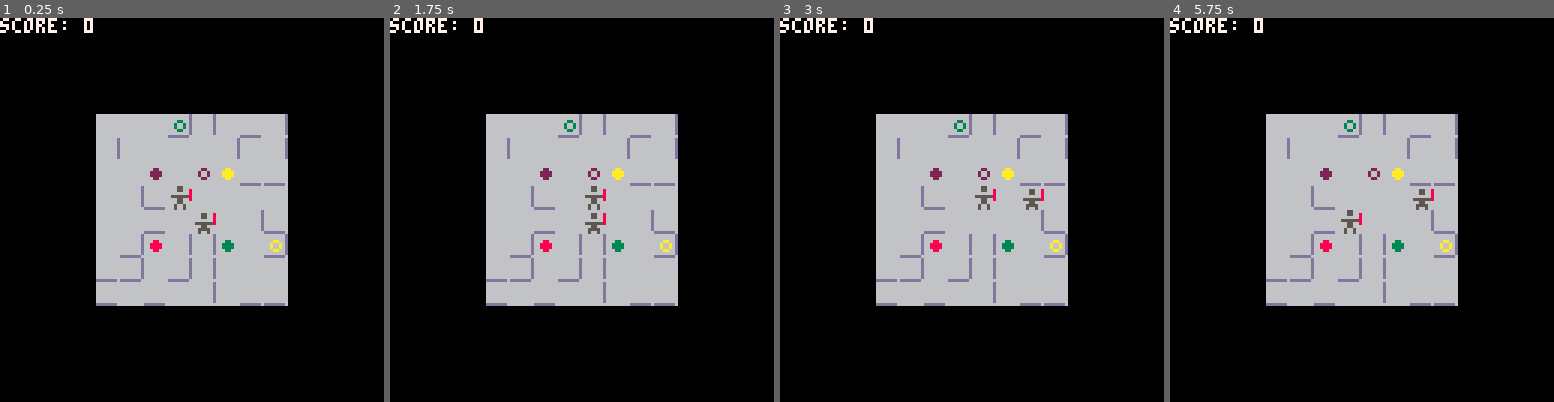
Above: before the commit, frames 1-4 (left to right).
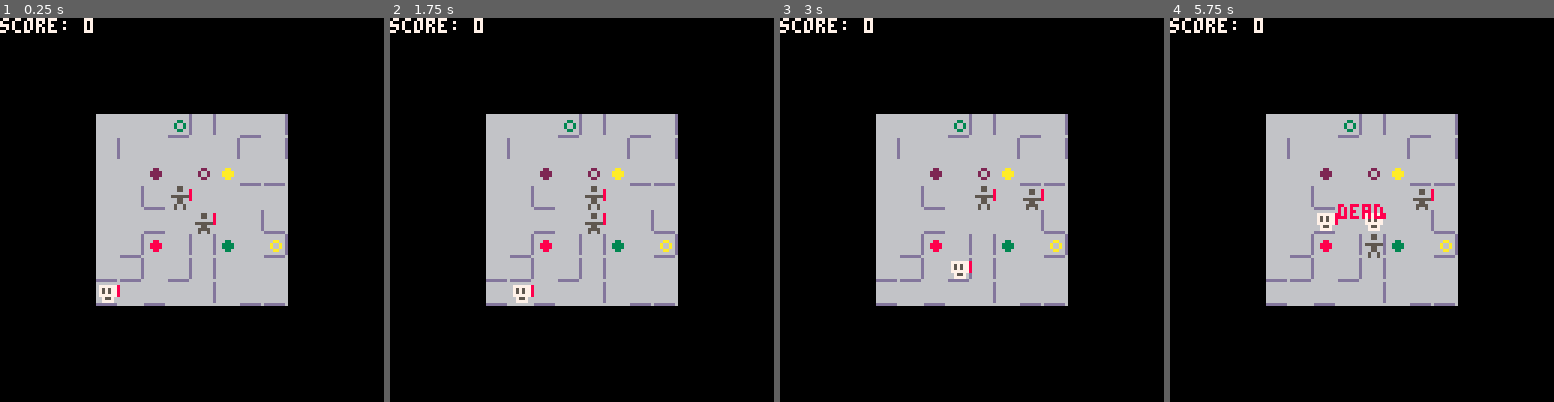
Above: after the commit, the same moments.

Repository: taylordolan/grid-folks
Game: PICO-8 cartridge grid_folks.p8
The game is run twice, just before and just after one commit, with the same random seed, the same clock (stepped at 60 frames per second) and the same inputs.
Inputs:
- Up to frame 1 (0.25 s): no input
- Up to frame 2 (1.75 s): tap X (X key) at 0.33, 1.07 s; hold Right from 1.6 s (still down)
- Up to frame 3 (3 s): tap X (X key) at 1.85, 2.97 s; release Right at 2.1 s; hold Up 2.15-2.42 s; hold Right from 2.47 s (still down)
- Up to frame 4 (5.75 s): release Right at 3.03 s; hold Left 3.08-3.58 s; hold Down 3.63-3.97 s; hold Right 4.02-4.68 s; tap X (X key) at 4.08, 5.2 s; hold Up 4.73-5.03 s; hold Left 5.08-5.68 s; hold Down from 5.73 s (still down)

The runs differ from the first frame. In frame 1, 0.2% of the frame differs, in the area x 25-32%, y 69-75%; in frame 2, 0.2%; in frame 3, 0.2%; in frame 4, 0.9%, in the area x 38-57%, y 48-63%.

Commit message:
i think technically this is a game now

Diff:
--- a/grid_folks.p8
+++ b/grid_folks.p8
@@ -22,7 +22,7 @@
     -- deploy 3 random ones at the beginning of the game
     -- include conditions for turning them into power tiles
 -- [x] when a potential tile is triggered, reset walls and deploy 3 more random ones
--- [ ] have enemies appear on a fixed schedule
+-- [x] have enemies appear on a fixed schedule
 -- [ ] telegraph enemy arrival a turn in advance
 -- [ ] have enemies appear on an increasing schedule
 
@@ -45,6 +45,7 @@
   player_turn = true
 	game_over = false
   score = 0
+  turns = 0
 
   sprites = {
     hero = 017,
@@ -109,13 +110,13 @@
 
 	-- list of enemies
 	enemies = {}
-	-- create_enemy()
+	create_enemy()
   -- create_enemy()
 
 	-- initial enemy positions
-  for next in all(enemies) do
-    deploy(next, {"hero", "enemy"})
-  end
+  -- for next in all(enemies) do
+  --   deploy(next, {"hero", "enemy"})
+  -- end
 end
 
 function _update()
@@ -565,6 +566,12 @@
           end
 
           generate_potential_tiles()
+          clear_all_walls()
+          generate_walls()
+          while is_map_contiguous() == false do
+            clear_all_walls()
+            generate_walls()
+          end
         end
       end
 
@@ -580,7 +587,11 @@
       -- does whatever needs to happen after a hero has done its thing
       function end_turn()
         update_companion_effect()
+        turns = turns + 1
         player_turn = false
+        if turns % 8 == 0 then
+          create_enemy()
+        end
       end
 		end
 	}
@@ -697,6 +708,7 @@
 		end
 	}
 	add(enemies, enemy)
+  deploy(enemy, {"hero", "enemy"})
 end
 
 function distance(start, goal)
